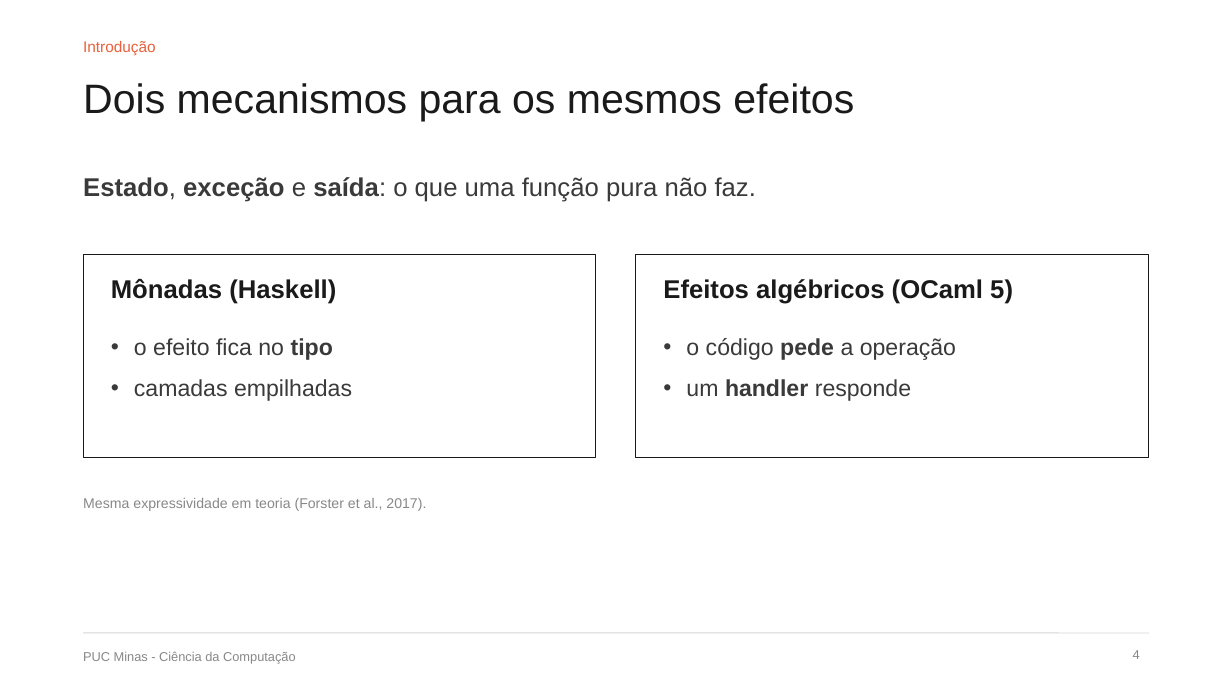
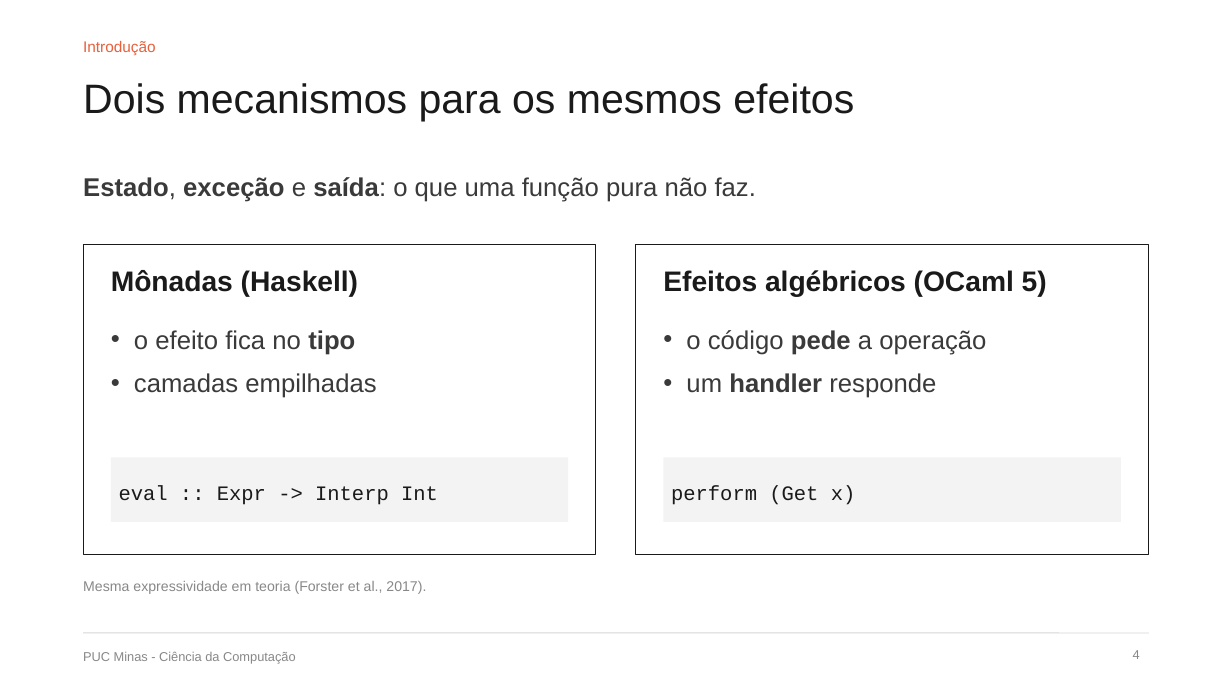
Before and after one commit to DiegoMarchioni/TCC, a slide deck: slide 4 of apresentacao/dissertacao/defesa.pptx. Drawn at 1232x693 pixels with LibreOffice and Linux fonts; fonts in the diff are those of the drawing. Boxes give left, top, right and bottom in pixels: in the first picture for what was removed or moved away, otherwise in the second. Text is boxed around its words. In the diff, an @@ line names an element or a change of style, - is before the commit and + after.

```diff
--- a/apresentacao/dissertacao/defesa.pptx
+++ b/apresentacao/dissertacao/defesa.pptx
@@ rectangle: place and size @@
-rectangle at box(83, 254, 596, 457)
+rectangle at box(83, 245, 596, 555)
@@ text "Mônadas (Haskell)" at box(111, 270, 358, 297): size 20 to 22 pt @@
@@ rectangle: place and size @@
-rectangle at box(636, 254, 1149, 457)
+rectangle at box(636, 245, 1149, 555)
@@ text "Efeitos algébricos (OCaml 5)" at box(663, 270, 1047, 297): size 20 to 22 pt @@
@@ text "o efeito fica no tipo" at box(134, 330, 376, 398): size 18 to 20 pt @@
@@ 4 texts: place and size @@
-4 texts at box(111, 279, 1013, 401)
+4 texts at box(111, 270, 1047, 398)
@@ text "o código pede a operação" at box(686, 330, 986, 398): size 18 to 20 pt @@
@@ rectangle added at box(111, 457, 568, 522), fill #F3F3F3 @@
@@ rectangle added at box(664, 457, 1121, 522), fill #F3F3F3 @@
@@ text added at box(119, 485, 438, 505), 16 pt, text #1A1A1A @@
+eval :: Expr -> Interp Int
@@ text added at box(671, 485, 856, 505), 16 pt, text #1A1A1A @@
+perform (Get x)
@@ text "Mesma expressividade em teoria (Forster ...": place and size @@
-text "Mesma expressividade em teoria (Forster ..." at box(83, 498, 426, 511)
+text "Mesma expressividade em teoria (Forster ..." at box(83, 581, 426, 594)
```
Also in this commit, not shown: 10 other slides changed, 1 other file.
